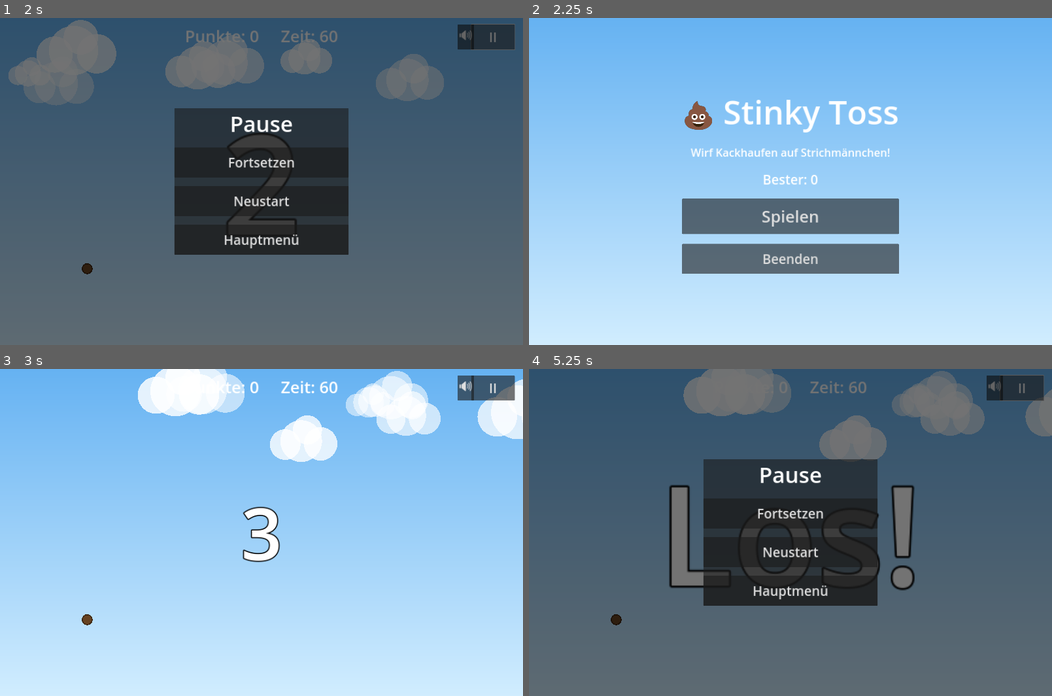
Above: before the commit, frames 1-4 (two rows, left to right).
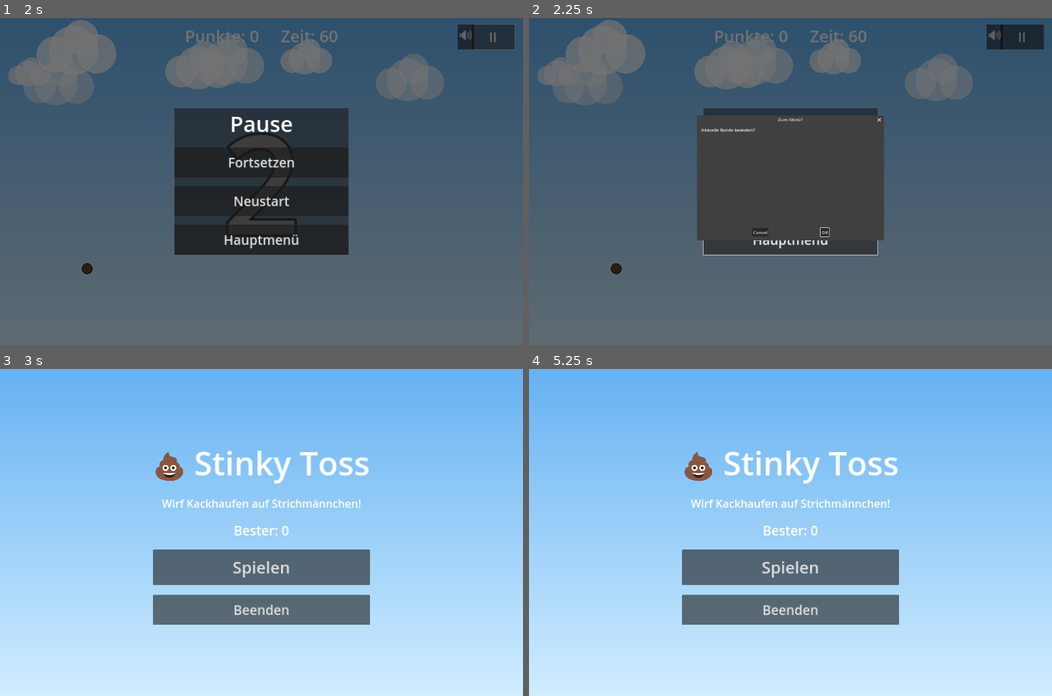
Above: after the commit, the same moments.

Repository: vCodeAI193/MrPoopsFace
Game: Godot game, scene res://scenes/MainMenu.tscn
Same seed, same stepped clock (60 frames per second), same inputs: the game is played once before the commit and once after it.
Inputs (mouse positions are in pixels of both pictures, inside the frame that each line leads up to):
- Up to frame 1 (2 s): click "Spielen" at 0.5 s; click "II" at 1.25 s
- Up to frame 2 (2.25 s): click "Hauptmenü" at 2 s
- Up to frame 3 (3 s): click (298, 584) at 2.75 s, where only the run after the commit has a clickable "OK"
- Up to frame 4 (5.25 s): click (994, 388) at 3.5 s, where only the run before the commit has a clickable "🔊"; click (994, 388) at 4.25 s, where only the run before the commit has a clickable "🔇"; click (1020, 388) at 5 s, where only the run before the commit has a clickable "II"

Frame 1 is identical in both runs. In frame 2, 97% of the frame differs, in the area x 0-100%, y 0-100%; in frame 3, 19%; in frame 4, 97%.

Commit message:
Add F011 (spin by swipe direction) and F120 (confirm exit dialog)

Diff:
--- a/scripts/PauseMenu.gd
+++ b/scripts/PauseMenu.gd
@@ -42,11 +42,20 @@
 	get_tree().reload_current_scene()
 
 
-## Kehrt zum Hauptmenü zurück.
+## Kehrt zum Hauptmenü zurück (mit Bestätigung, F120).
 func _on_menu_pressed() -> void:
 	_play_click_sound()
-	get_tree().paused = false
-	get_tree().change_scene_to_file("res://scenes/MainMenu.tscn")
+	# Bestätigungsdialog (F120)
+	var dialog: ConfirmationDialog = ConfirmationDialog.new()
+	dialog.title = "Zum Menü?"
+	dialog.dialog_text = "Aktuelle Runde beenden?"
+	dialog.confirmed.connect(func():
+		get_tree().paused = false
+		get_tree().change_scene_to_file("res://scenes/MainMenu.tscn")
+	)
+	dialog.canceled.connect(func(): dialog.queue_free())
+	add_child(dialog)
+	dialog.popup_centered_ratio(0.35)
 
 
 ## Gibt den UI-Klick-Sound aus (F136)
--- a/scripts/Player.gd
+++ b/scripts/Player.gd
@@ -108,6 +108,7 @@
 
 
 ## Instanziiert den Kackhaufen am Anker und gibt ihm den Wurfimpuls.
+## Berechnet auch das Drehmoment basierend auf der Wischrichtung (F011)
 func _spawn_projectile(impulse: Vector2) -> void:
 	if projectile_scene == null:
 		push_warning("Keine projectile_scene zugewiesen!")
@@ -115,9 +116,16 @@
 	var poop: RigidBody2D = projectile_scene.instantiate()
 	poop.global_position = global_position
 	poop.add_to_group("projectile")
+
+	# Drehmoment durch Wischrichtung berechnen (F011)
+	# Kreuzprodukt der Wurfrichtung mit "oben" ergibt die Spin-Richtung
+	var spin: float = (impulse.x * 0.0 - impulse.y * -1.0) / (max(impulse.length(), 1.0))
 	# Als Geschwister in die Spielszene einfügen
 	get_parent().add_child(poop)
-	poop.call("launch", impulse)
+	if poop.has_method("launch"):
+		poop.launch(impulse, spin)
+	else:
+		poop.call("launch", impulse)
 
 
 func _draw() -> void:
--- a/scripts/Projectile.gd
+++ b/scripts/Projectile.gd
@@ -57,10 +57,14 @@
 
 
 ## Gibt dem Haufen einen Anfangsimpuls (wird vom Player beim Loslassen aufgerufen).
-func launch(impulse: Vector2) -> void:
+## spin: Drehmoment basierend auf Wischrichtung (F011)
+func launch(impulse: Vector2, spin: float = 0.0) -> void:
 	apply_central_impulse(impulse)
-	# Etwas Drehung für mehr Komik
-	angular_velocity = randf_range(-8.0, 8.0)
+	# Drehung durch Wischrichtung (F011) oder zufällige Drehung
+	if spin != 0.0:
+		angular_velocity = spin * 12.0
+	else:
+		angular_velocity = randf_range(-8.0, 8.0)
 
 
 func _draw() -> void:
